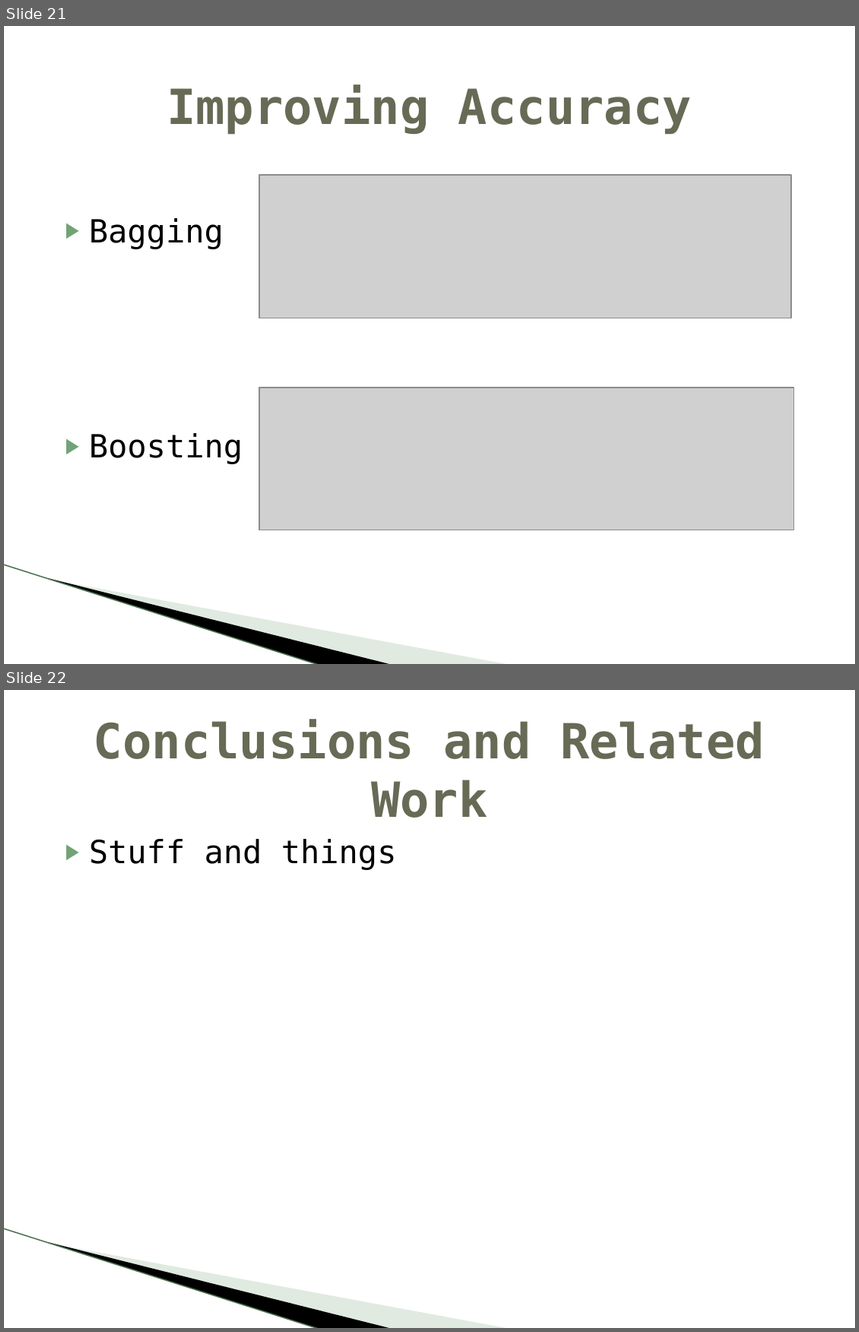
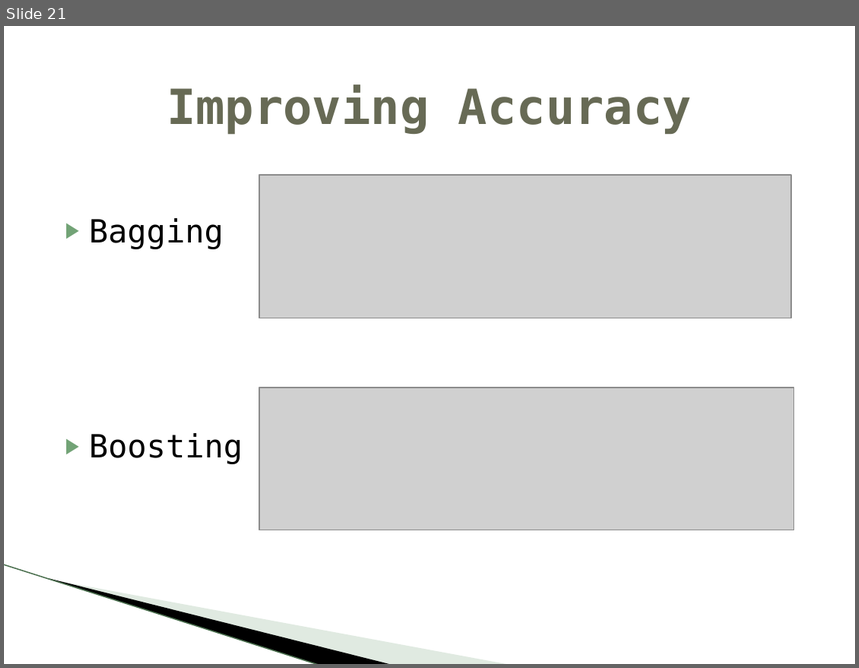
Before and after one commit to crophix/MachineLearning, a slide deck: Detecting Spam Web Pages through Content Analysis.pptx. Shown one above the other, each under a label of ours: slides 21 and 22 before the commit, slide 21 after it. The pictures are 859x1332 and 859x668 pixels, drawn with LibreOffice and Linux fonts; fonts in the diff are those of the drawing; grey boxes stand for pictures; background and template pictures are left out. Boxes give left, top, right and bottom in pixels: in the first picture for what was removed or moved away, otherwise in the second. Text is boxed around its words. In the diff, an @@ line names an element or a change of style, - is before the commit and + after.

```diff
--- a/Detecting Spam Web Pages through Content Analysis.pptx
+++ b/Detecting Spam Web Pages through Content Analysis.pptx
@@ slide 22 removed at bbox=[4, 690, 855, 1328], background #FFFFFF; not listed: 3 template elements that a slide beside it also shows @@
@@ title removed at bbox=[94, 720, 765, 818] @@
-Conclusions and Related Work
@@ text removed at bbox=[89, 839, 397, 870] @@
-▶ Stuff and things
```
Also in this commit, not shown: 3 slides changed, 2 slides added, 1 other file.
